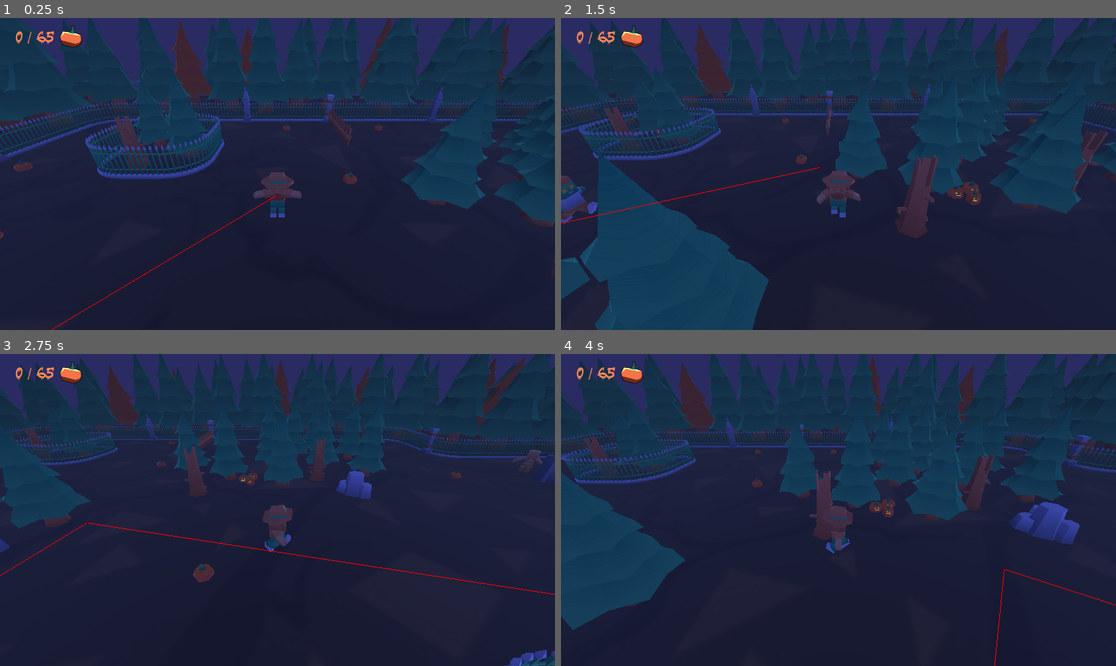
Above: before the commit, frames 1-4 (two rows, left to right).
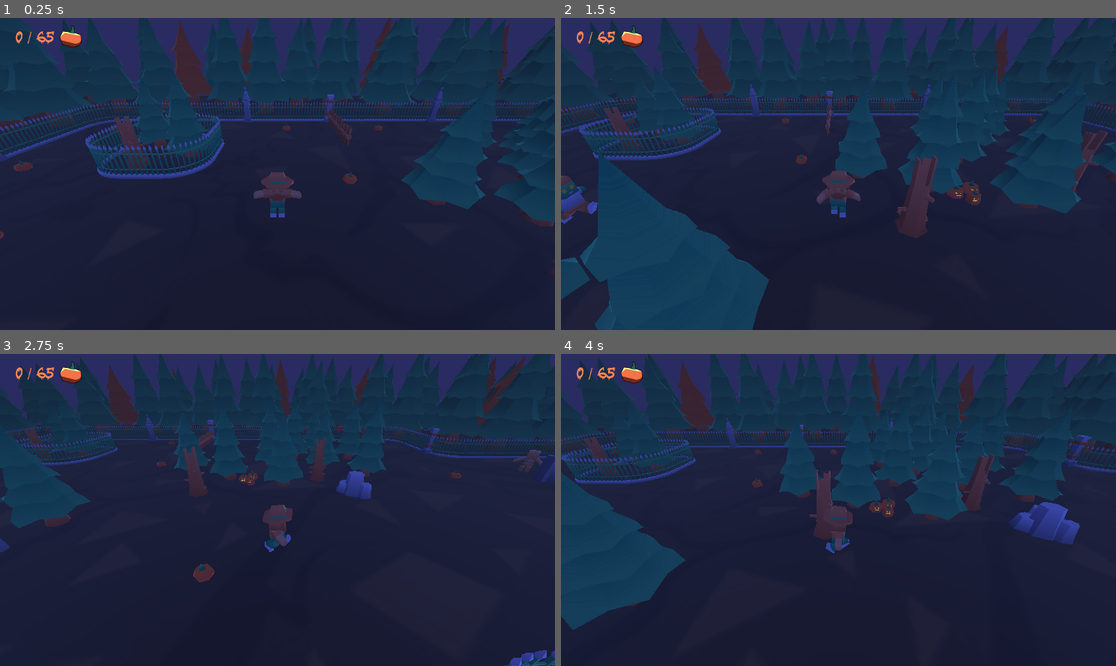
Above: after the commit, the same moments.

Repository: BuendiaGames/SpookyComecocos
Game: Godot game, scene res://core/levels/nivel1.tscn
The game is run twice, just before and just after one commit, with the same random seed, the same clock (stepped at 60 frames per second) and the same inputs. This scene is started directly instead of the project's main scene.
Inputs:
- Up to frame 1 (0.25 s): no input
- Up to frame 2 (1.5 s): hold Right (ui_right) 0.53-1.28 s; hold Down (ui_down) from 1.28 s (still down)
- Up to frame 3 (2.75 s): release Down (ui_down) at 2.03 s; hold Right (ui_right) from 2.03 s (still down)
- Up to frame 4 (4 s): release Right (ui_right) at 2.78 s; hold Up (ui_up) 2.78-3.53 s; hold Left (ui_left) from 3.53 s (still down)

The runs differ from the first frame. In frame 1, 0.1% of the frame differs, in the area x 9-51%, y 56-100%; in frame 2, 0.1%; in frame 3, 0.2%, in the area x 0-100%, y 53-78%; in frame 4, less than 0.1%.

Commit message:
menu sfx

Diff:
--- a/core/characters/vampire/vampire.tscn
+++ b/core/characters/vampire/vampire.tscn
@@ -18,7 +18,6 @@
 shape = SubResource("CapsuleShape3D_u33hn")
 
 [node name="nav" type="NavigationAgent3D" parent="."]
-debug_enabled = true
 
 [node name="update_target" type="Timer" parent="."]
 autostart = true
--- a/core/globals/GameManager.gd
+++ b/core/globals/GameManager.gd
@@ -9,15 +9,27 @@
 var current_scene = null
 
 var musicplayer = null
+var sfxplayer = null
+var currentsfx = null
 
 func _ready() -> void:
 	musicplayer = AudioStreamPlayer.new()
 	add_child(musicplayer)
 
+	sfxplayer = AudioStreamPlayer.new()
+	sfxplayer.max_polyphony = 4
+	add_child(sfxplayer)
+
 	play_background_song("menu")
 
 	set_process(false)
 	set_physics_process(false)
+
+func play_sound(sound):
+	if sound != currentsfx:
+		sfxplayer.stream = load("res://sfx/"+sound+".wav")
+	sfxplayer.play()
+
 
 func play_background_song(name):
 	musicplayer.stop()
--- a/core/menu/mainmenu.gd
+++ b/core/menu/mainmenu.gd
@@ -11,10 +11,13 @@
 
 func _on_start_pressed() -> void:
 	#GameManager.load_game("res://core/levels/nivel1.tscn")
+	GameManager.play_sound("menu")
 	GameManager.play_background_song("main")
 	GameManager.load_game("res://core/levels/nivel1.tscn")
 
 func _on_credits_pressed() -> void:
+	GameManager.play_sound("menu")
+
 	$backgroundtext/columns/center/start.hide()
 	$backgroundtext/columns/center/credits.hide()
 	$backgroundtext/columns/center/howtoplay.hide()
@@ -23,6 +26,9 @@
 	$backgroundtext/columns/center/back.show()
 
 func _on_back_pressed() -> void:
+	GameManager.play_sound("menu")
+
+
 	$backgroundtext/columns/center/start.show()
 	$backgroundtext/columns/center/credits.show()
 	$backgroundtext/columns/center/howtoplay.show()
@@ -36,6 +42,9 @@
 
 func _on_howtoplay_pressed() -> void:
 
+	GameManager.play_sound("menu")
+
+
 	$backgroundtext/columns/center/start.hide()
 	$backgroundtext/columns/center/credits.hide()
 	$backgroundtext/columns/center/howtoplay.hide()
--- a/core/objects/key.tscn
+++ b/core/objects/key.tscn
@@ -34,7 +34,7 @@
 "times": PackedFloat32Array(0, 0.433333, 1.2, 1.6),
 "transitions": PackedFloat32Array(1, 1, 1, 1),
 "update": 0,
-"values": [Vector3(0, 0, 0), Vector3(0, 0.1, 0), Vector3(0, -0.1, 0), Vector3(0, 0, 0)]
+"values": [Vector3(0, 0.1, 0), Vector3(0, 0.2, 0), Vector3(0, 0, 0), Vector3(0, 0.1, 0)]
 }
 
 [sub_resource type="AnimationLibrary" id="AnimationLibrary_yj3bw"]
--- a/core/player/player.gd
+++ b/core/player/player.gd
@@ -60,9 +60,11 @@
 
 func _on_area_3d_area_entered(area: Area3D) -> void:
 	if area.is_in_group("calabazas"):
+		GameManager.play_sound("pumpkin")
 		GameManager.collect_pumpkin()
 		area.queue_free()
 	elif area.is_in_group("llave"):
+		GameManager.play_sound("key")
 		area.queue_free()
 		tiene_llave = true
 		var mausoleito = get_tree().get_first_node_in_group("mausoleos")
Not shown, changed: README.md
